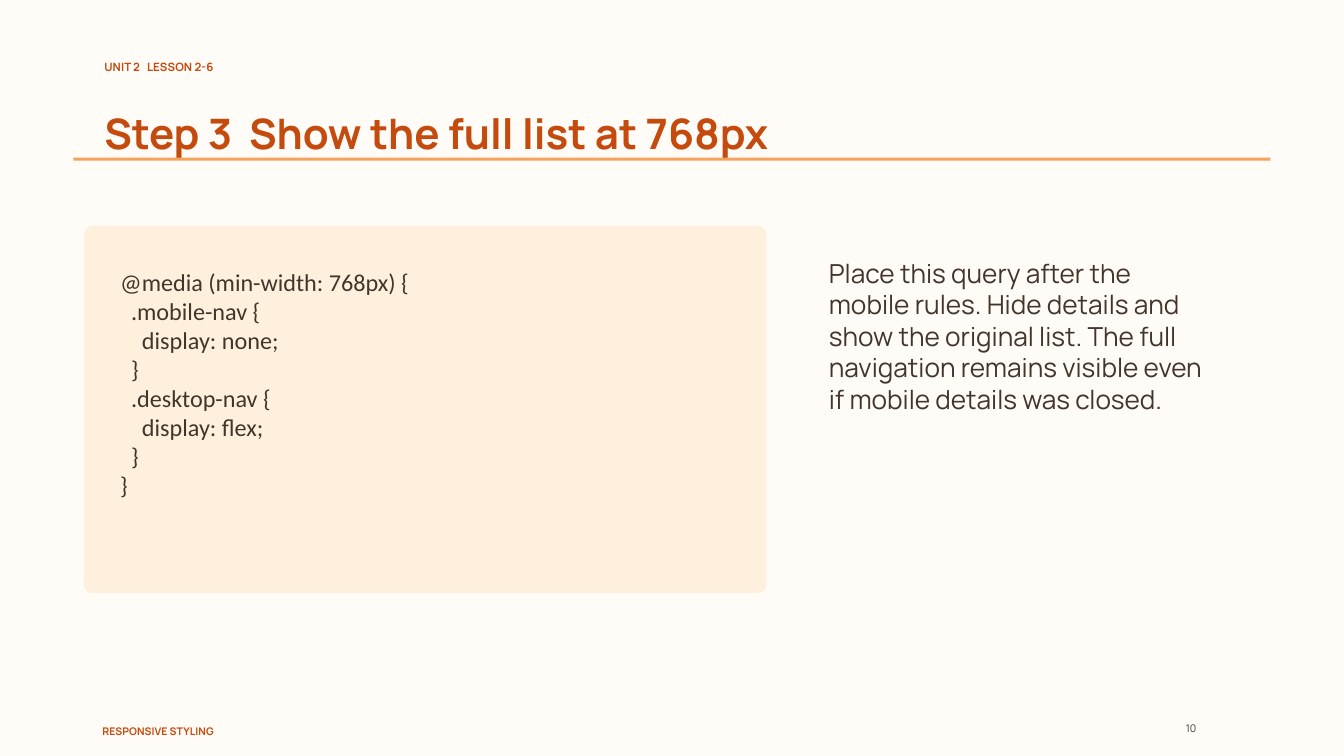
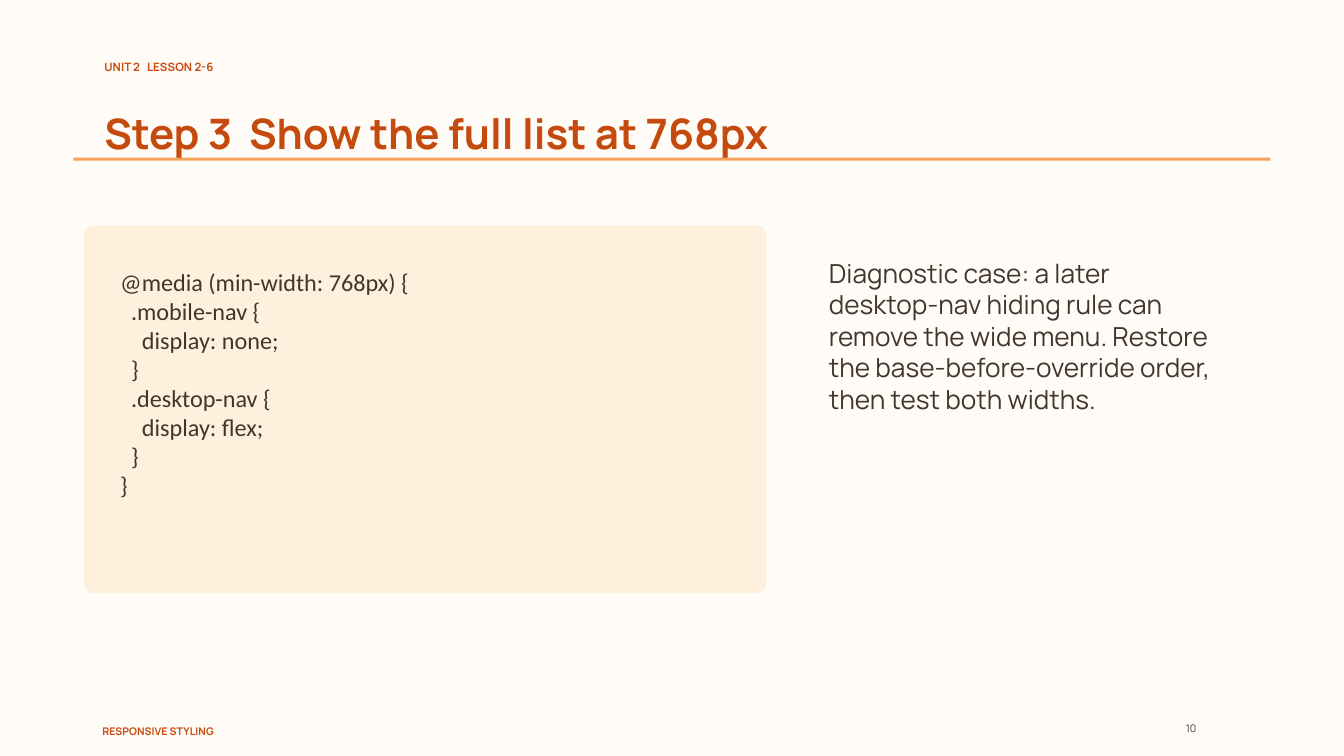
Before and after one commit to nakarapunchai/cis181-course-template, a slide deck: slide 10 of demo/Demo 2-6/Lesson 2-6 Responsive Styling.pptx. Drawn at 1344x756 pixels with LibreOffice and Linux fonts; fonts in the diff are those of the drawing. Boxes give left, top, right and bottom in pixels: in the first picture for what was removed or moved away, otherwise in the second. Text is boxed around its words. In the diff, an @@ line names an element or a change of style, - is before the commit and + after.

Commit message:
Refocus Demo 2-6 teaching materials on responsive CSS and diagnostic practice

```diff
--- a/demo/Demo 2-6/Lesson 2-6 Responsive Styling.pptx
+++ b/demo/Demo 2-6/Lesson 2-6 Responsive Styling.pptx
@@ text at bbox=[829, 263, 1210, 410]: text changed @@
-Place this query after the mobile rules. Hide details and show the original list. The full navigation remains visible even if mobile details was closed.
+Diagnostic case: a later desktop-nav hiding rule can remove the wide menu. Restore the base-before-override order, then test both widths.
```
Also in this commit, not shown: 6 other slides changed, 3 other files.
